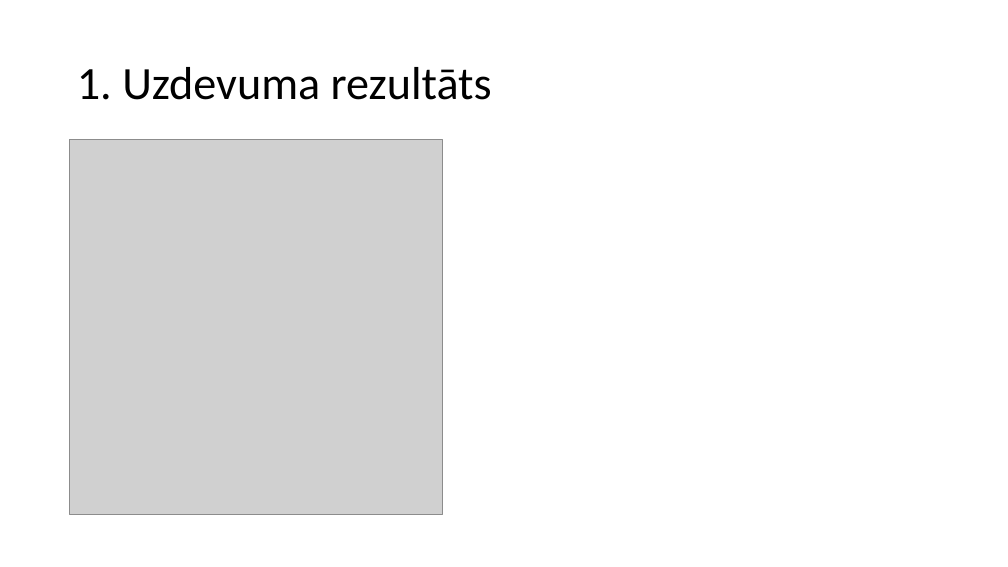
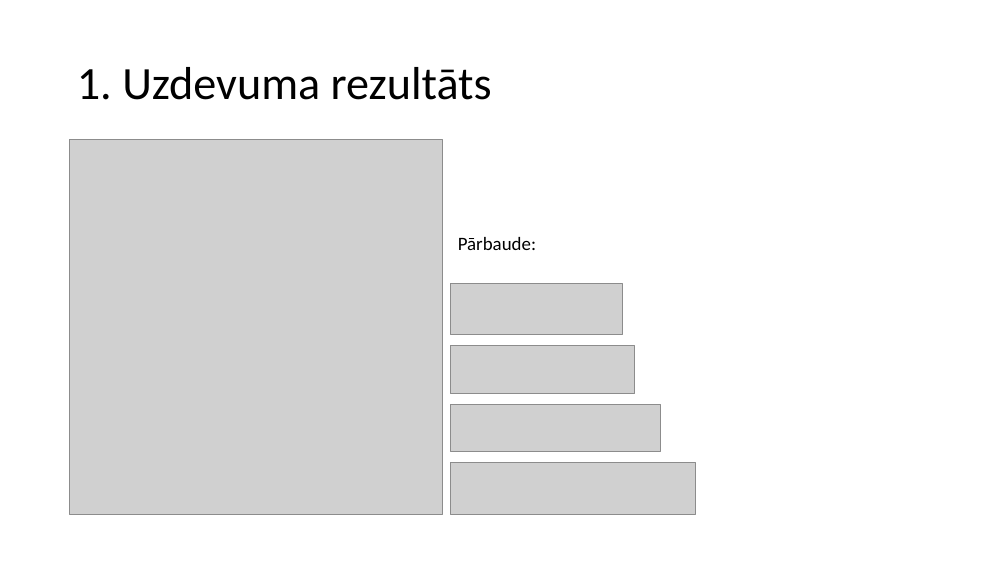
Before and after one commit to minime556/Eksamens, a slide deck: slide 13 of MacibuMaterialsProgEks.pptx. Drawn at 1008x567 pixels with LibreOffice and Linux fonts; fonts in the diff are those of the drawing; grey boxes stand for pictures. Boxes give left, top, right and bottom in pixels: in the first picture for what was removed or moved away, otherwise in the second. Text is boxed around its words. In the diff, an @@ line names an element or a change of style, - is before the commit and + after.

Commit message:
Izveidots 2. uzdevuma apraksts un izveidota java programma

```diff
--- a/MacibuMaterialsProgEks.pptx
+++ b/MacibuMaterialsProgEks.pptx
@@ text added at bbox=[458, 237, 536, 250], 18 pt, text #000000 @@
+Pārbaude:
@@ picture added at bbox=[451, 284, 622, 335] @@
@@ picture added at bbox=[451, 346, 635, 394] @@
@@ picture added at bbox=[451, 405, 661, 451] @@
@@ picture added at bbox=[451, 462, 696, 514] @@
```
Also in this commit, not shown: 4 slides added, 3 other files.
